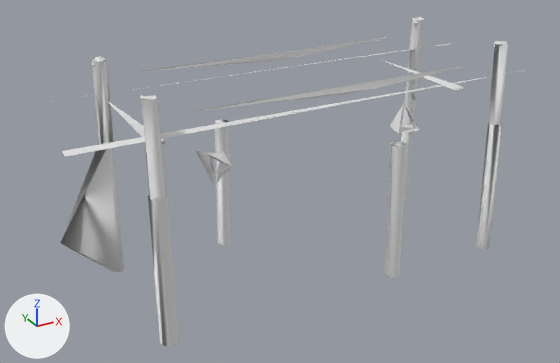
What one commit did to the glTF model game/assets/props/SM_Pier_8m.glb.
One viewpoint serves both versions: a 50 mm camera at (-5.97, -10.24, 5.08) aimed at (-0.31, 0.06, -0.07). Arrows for +X, +Y and +Z are at lower left; the lights stay in place. The older version comes first. Vertices at exactly the same position are counted once.

In view in the first picture: 'SM_Pier_8m'.
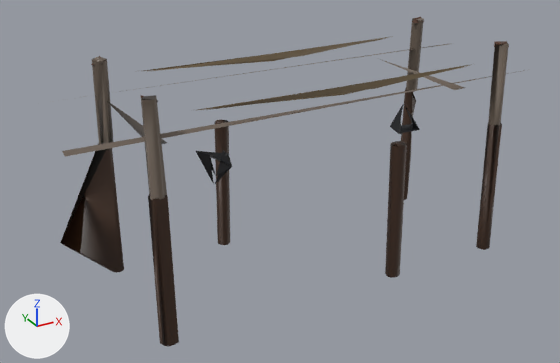
Boxes [x1, y1, x2, y2] around the edits, measured in the pictures (560 x 363 px):
'SM_Pier_8m', recoloured (darker)
    both: [60, 17, 525, 347]

Edits to the bpy script that builds the scene:
```text
Change mat_x_prop:
    add n2 = _N.new('ShaderNodeMix'); n2.name = 'Mix'
    add n2.data_type = 'RGBA'
    add n2.blend_type = 'MULTIPLY'
    add n2.inputs[0].default_value = 1.0  # 'Factor'
    add n2.inputs[7].default_value = (0.8, 0.8, 0.8, 1.0)  # 'B', white #e7e7e7
    add n3 = _N.new('ShaderNodeVertexColor'); n3.name = 'Color Attribute'
    where n0 = _N.new('ShaderNodeBsdfPrincipled'); n0.name = 'Principled BSDF'
    add _L.new(n2.outputs[2], n0.inputs[0])  # 'Result' to 'Base Color'
    add _L.new(n3.outputs[0], n2.inputs[6])  # 'Color' to 'A'
Change me_sm_pier_8m_001:
    where me_sm_pier_8m_001.from_pydata(...)  # 263 vertices, 481 faces; spans x -4.0..4.0, y -1.33..1.41, z -1.64..2.11
    used by ob_sm_pier_8m; location = (0.0, 0.0, 0.0)
    me_sm_pier_8m_001 part 1: vertex colours changed
```
